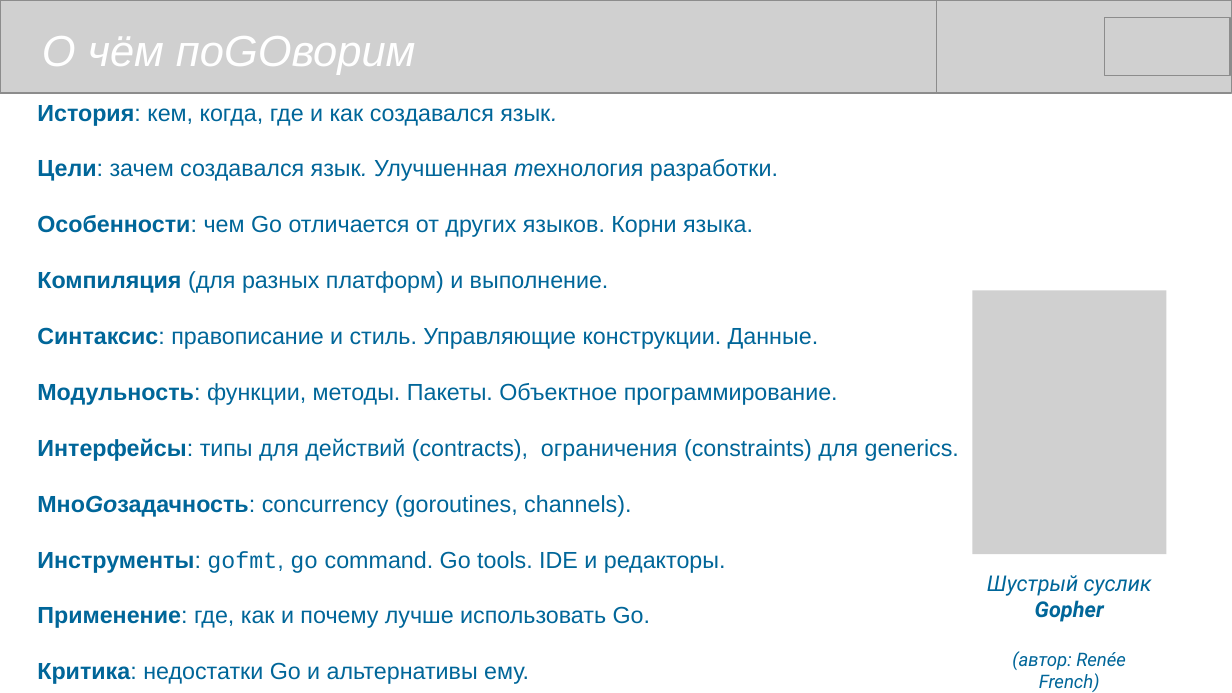
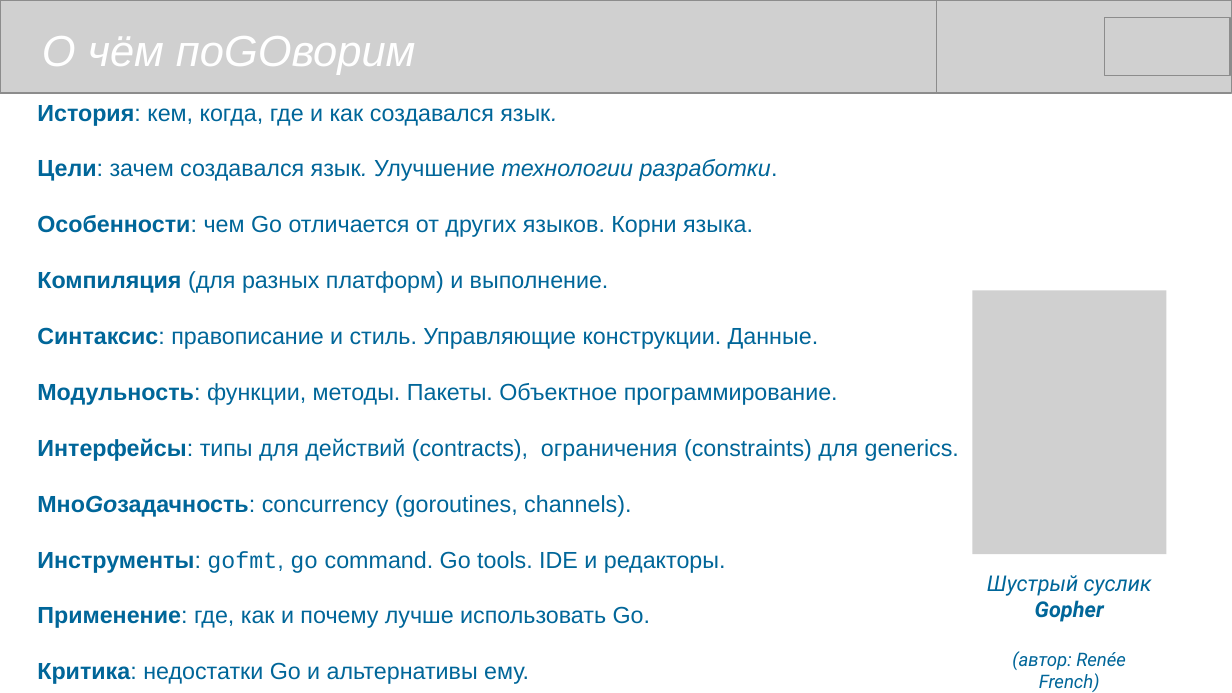
Before and after one commit to mike-shock/Go_language, a slide deck: slide 2 of Go_Review.odp. Drawn at 1232x693 pixels with LibreOffice and Linux fonts; fonts in the diff are those of the drawing; grey boxes stand for pictures. Boxes give left, top, right and bottom in pixels: in the first picture for what was removed or moved away, otherwise in the second. Text is boxed around its words. In the diff, an @@ line names an element or a change of style, - is before the commit and + after.

```diff
--- a/Go_Review.odp
+++ b/Go_Review.odp
@@ text at [37,159,778,181]: text changed @@
-Цели: зачем создавался язык. Улучшенная технология разработки.
+Цели: зачем создавался язык. Улучшение технологии разработки.
```
Also in this commit, not shown: 11 other slides changed, 4 slides removed, 1 other file.
